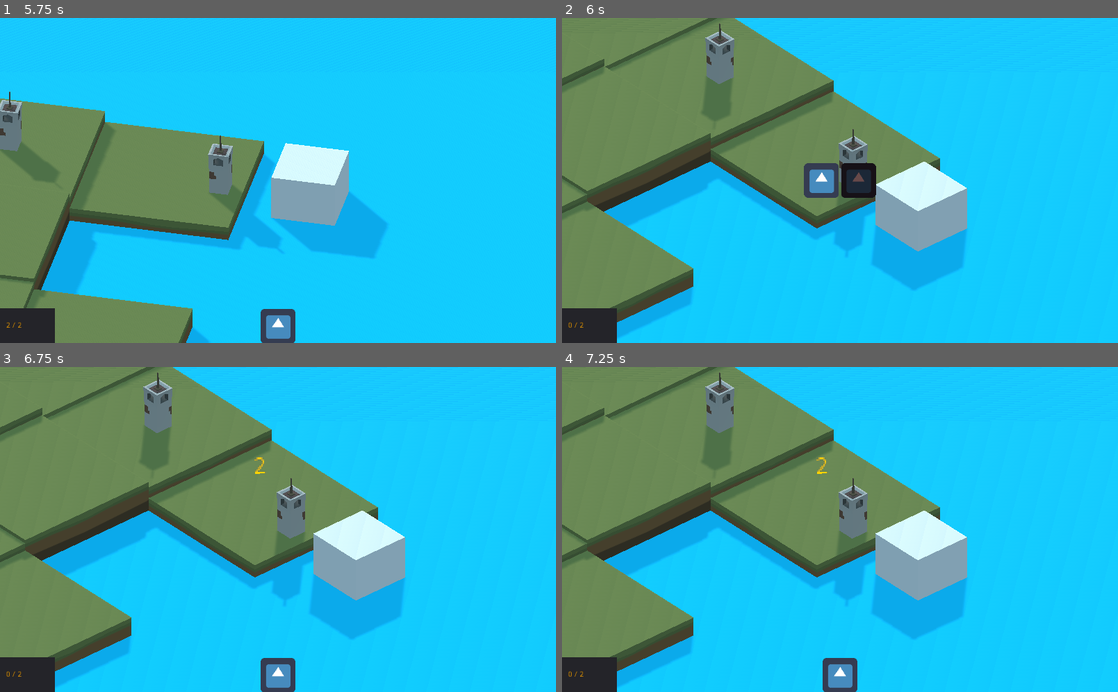
Above: before the commit, frames 1-4 (two rows, left to right).
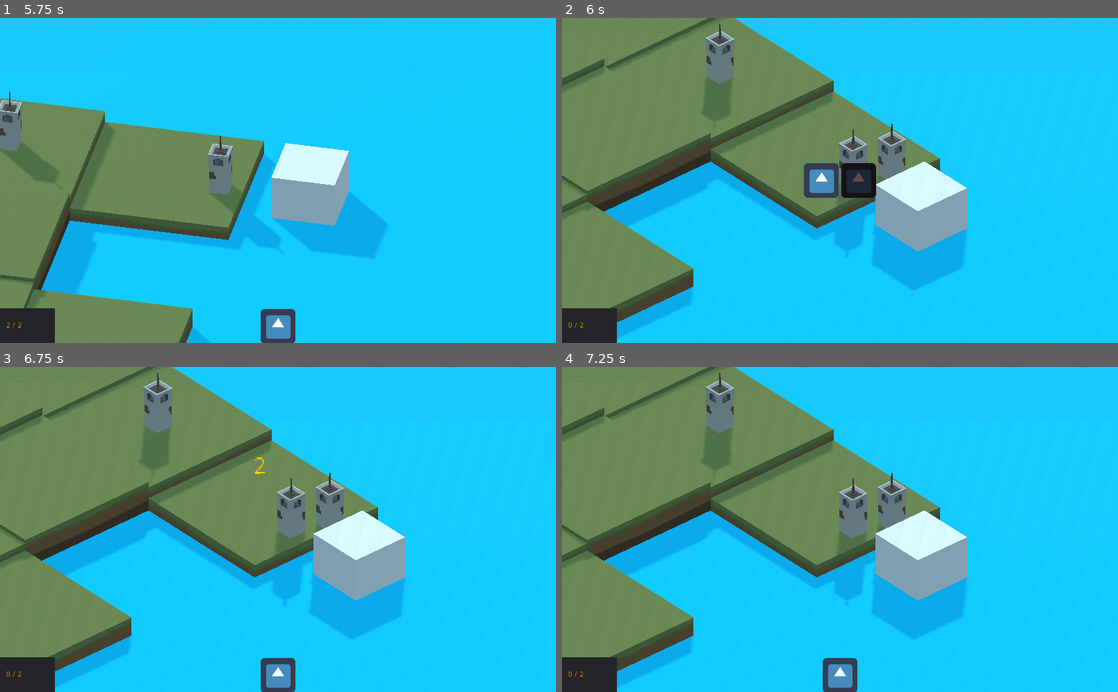
Above: after the commit, the same moments.

Repository: theludovyc/Godot_Islanders
Game: Godot game, scene res://Scene/Game.tscn
Same seed, same stepped clock (60 frames per second), same inputs: the game is played once before the commit and once after it. The engine's default icon, where the game draws it, is replaced by a stand-in: a white triangle on a blue panel in a dark square.
Inputs (mouse positions are in pixels of both pictures, inside the frame that each line leads up to):
- Up to frame 1 (5.75 s): click (261, 180) at 0.5 s; click (278, 326) at 1.25 s; click (278, 326) at 2 s; click (278, 326) at 2.75 s; tap Enter at 3.5 s; move the mouse to (400, 164) at 3.52 s; hold Middle mouse button (mouse_middle) 3.53-4.28 s; click (400, 164) at 3.67 s; move the mouse to (166, 196) at 4.27 s; right-click (166, 196) at 4.35 s; click (166, 196) at 4.42 s; tap Space at 5 s; move the mouse to (333, 109) at 5.02 s; hold Middle mouse button (mouse_middle) from 5.03 s (still down); click (333, 109) at 5.17 s
- Up to frame 2 (6 s): move the mouse to (812, 245) at 5.77 s; release Middle mouse button (mouse_middle) at 5.78 s; right-click (812, 245) at 5.85 s; click (812, 245) at 5.92 s
- Up to frame 3 (6.75 s): click (261, 529) at 6.5 s
- Up to frame 4 (7.25 s): no input

Frame 1 is identical in both runs. In frame 2, 0.7% of the frame differs, in the area x 56-62%, y 32-67%; in frame 3, 0.7%; in frame 4, 0.7%, in the area x 45-62%, y 27-67%.

Commit message:
fix label score show

Diff:
--- a/Scene/Selection.tscn
+++ b/Scene/Selection.tscn
@@ -23,6 +23,7 @@
 render_target_v_flip = true
 
 [node name="Label" parent="Viewport" instance=ExtResource( 4 )]
+visible = false
 
 [node name="Radar" type="Area" parent="."]
 collision_layer = 0
--- a/Script/Selection.gd
+++ b/Script/Selection.gd
@@ -60,13 +60,14 @@
 	hide()
 	building_name = ""
 	building.queue_free()
+	building = null
 
 func _unhandled_input(event):
 	if event is InputEventMouseButton:
 		if event.button_index == BUTTON_LEFT and event.pressed and !building_name.empty() and !isRed:
-			emit_signal("pop_building", bonus)
 			pop_building()
 			add_building()
+			emit_signal("pop_building", bonus)
 
 # Called every frame. 'delta' is the elapsed time since the previous frame.
 func _process(delta):
@@ -96,8 +97,15 @@
 func _on_GUI_button_pressed(button_name):
 	if building:
 		building.queue_free()
+		building = null
 
 	building_name = button_name
 
 	add_building()
+	label.show()
 	pass # Replace with function body.
+
+func hide():
+	.hide()
+
+	label.hide()
